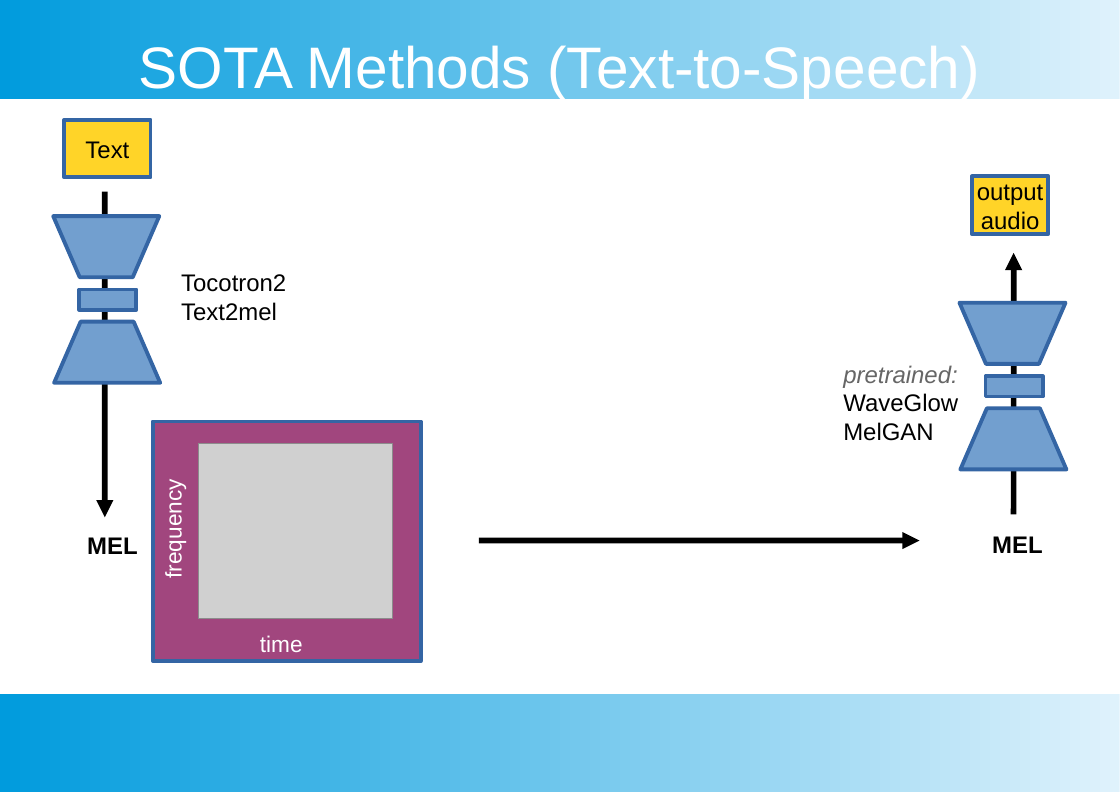
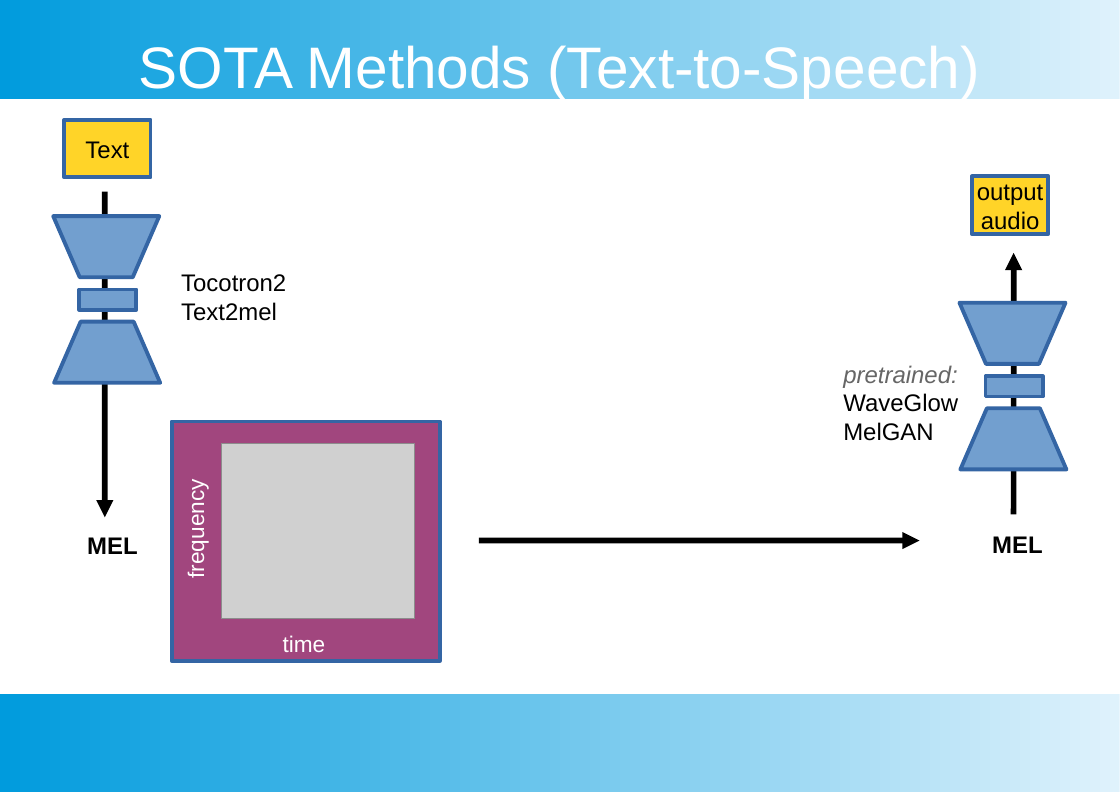
Before and after one commit to jakobatgithub/unreverb, a slide deck: slide 5 of project_presentation-OK-2-inv.odp. Drawn at 1120x792 pixels with LibreOffice and Linux fonts; fonts in the diff are those of the drawing; grey boxes stand for pictures. Boxes give left, top, right and bottom in pixels: in the first picture for what was removed or moved away, otherwise in the second. Text is boxed around its words. In the diff, an @@ line names an element or a change of style, - is before the commit and + after.

Commit message:
new version

```diff
--- a/project_presentation-OK-2-inv.odp
+++ b/project_presentation-OK-2-inv.odp
@@ rectangle: place and size @@
-rectangle at box(153, 422, 422, 661)
+rectangle at box(171, 422, 440, 661)
@@ 2 pictures, 1 text: place and size @@
-2 pictures, 1 text at box(161, 444, 392, 619)
+2 pictures, 1 text at box(184, 444, 415, 619)
@@ text "time": place and size @@
-text "time" at box(260, 635, 303, 652)
+text "time" at box(283, 635, 326, 652)
```
